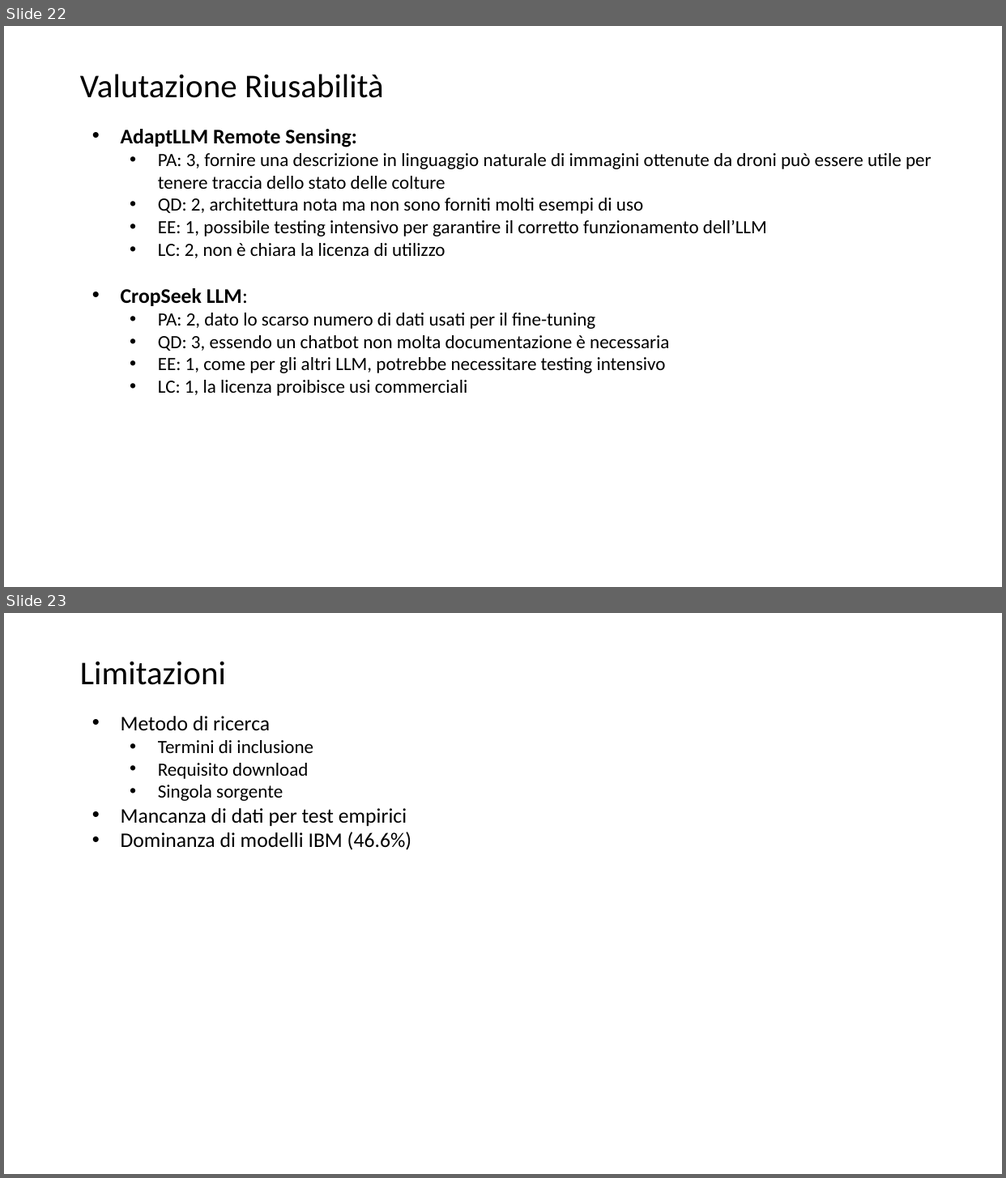
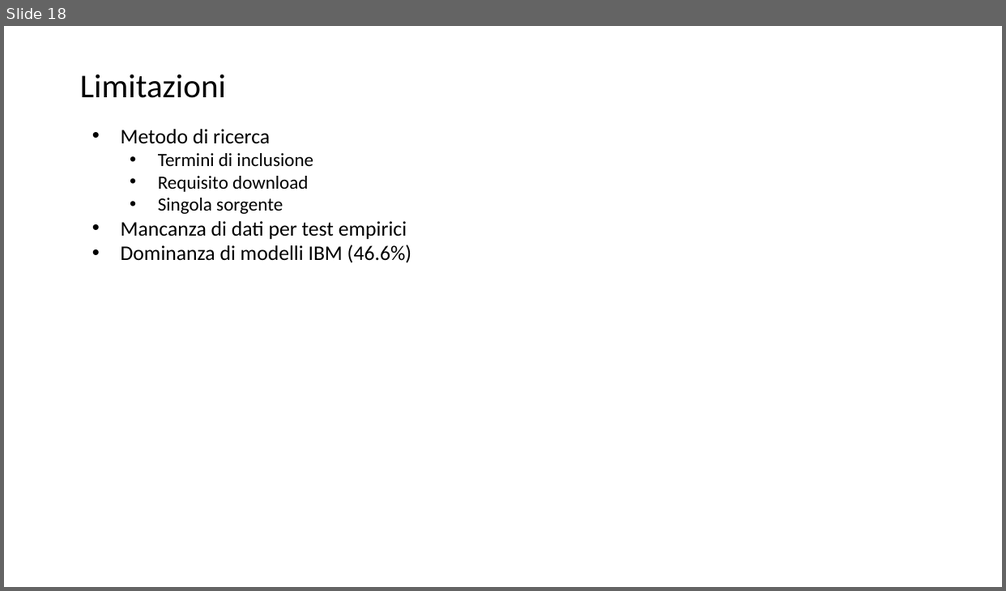
Before and after one commit to lPen88/tesi, a slide deck: presentazione.pptx. Shown one above the other, each under a label of ours: slides 22 and 23 before the commit, slide 18 after it. The pictures are 1006x1178 and 1006x591 pixels, drawn with LibreOffice and Linux fonts; fonts in the diff are those of the drawing. Boxes give left, top, right and bottom in pixels: in the first picture for what was removed or moved away, otherwise in the second. Text is boxed around its words. In the diff, an @@ line names an element or a change of style, - is before the commit and + after.

```diff
--- a/presentazione.pptx
+++ b/presentazione.pptx
@@ slide 22 removed at <box>4,26,1002,587</box>, background #FFFFFF @@
@@ title removed at <box>80,74,384,98</box> @@
-Valutazione Riusabilità
@@ text removed at <box>121,129,931,396</box> @@
-• AdaptLLM Remote Sensing:
-  • PA: 3, fornire una descrizione in linguaggio naturale di immagini ottenute da droni può essere utile per tenere traccia dello stato delle colture
-  • QD: 2, architettura nota ma non sono forniti molti esempi di uso
-  • EE: 1, possibile testing intensivo per garantire il corretto funzionamento dell’LLM
-  • LC: 2, non è chiara la licenza di utilizzo
-• CropSeek LLM:
-  • PA: 2, dato lo scarso numero di dati usati per il fine-tuning
-  • QD: 3, essendo un chatbot non molta documentazione è necessaria
-  • EE: 1, come per gli altri LLM, potrebbe necessitare testing intensivo
-  • LC: 1, la licenza proibisce usi commerciali
@@ what was slide 23 is now slide 18 @@
```
Also in this commit, not shown: 4 slides changed, 4 other slides removed.
